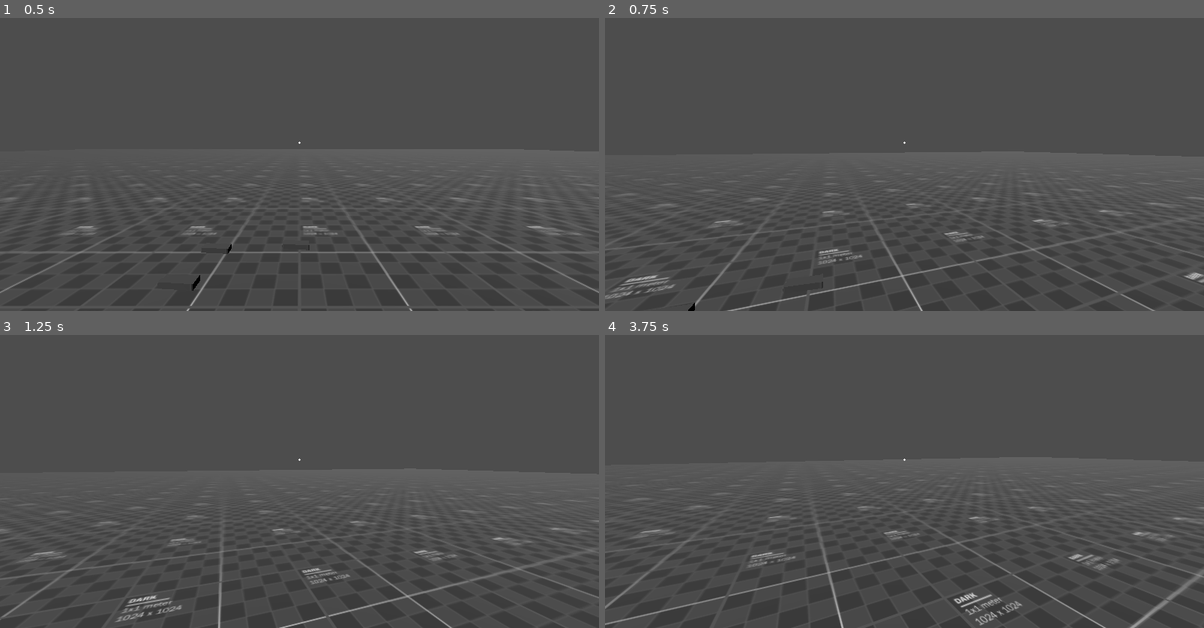
Above: before the commit, frames 1-4 (two rows, left to right).
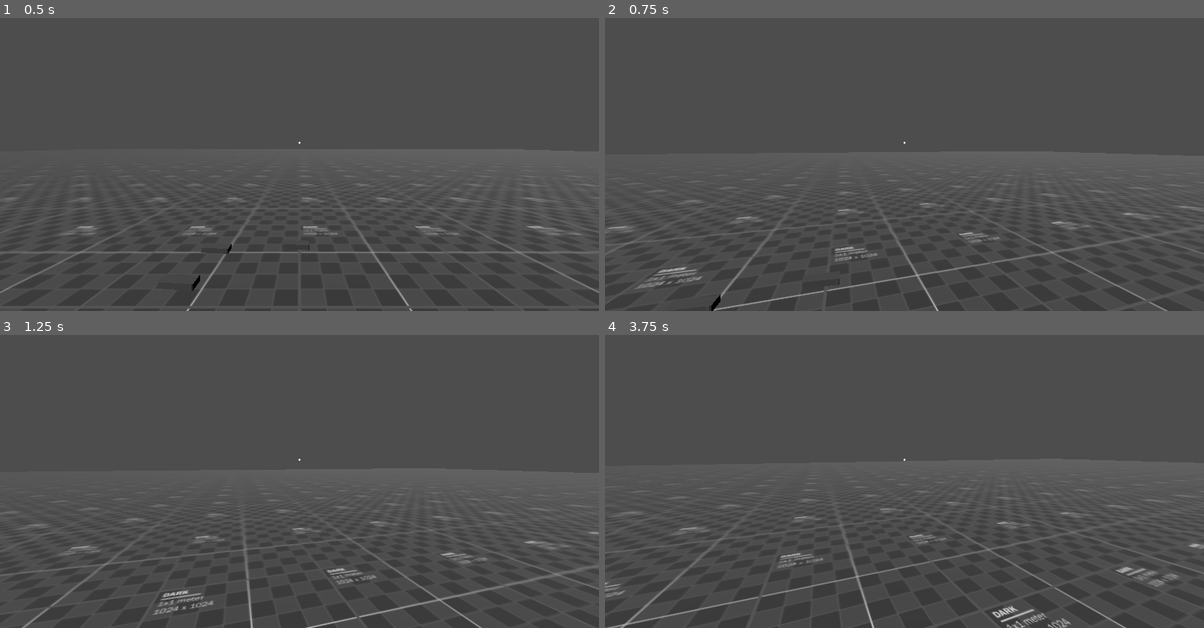
Above: after the commit, the same moments.

Repository: dairycultist/Deadman-Survival
Game: Godot game, scene res://world.tscn
The game is run twice, just before and just after one commit, with the same random seed, the same clock (stepped at 60 frames per second) and the same inputs.
Inputs (mouse positions are in pixels of both pictures, inside the frame that each line leads up to):
- Up to frame 1 (0.5 s): no input
- Up to frame 2 (0.75 s): tap Enter at 0.5 s; move the mouse to (934, 141) at 0.52 s; press the mouse at (934, 141) at 0.53 s; hold W (walk_up) from 0.53 s (still down)
- Up to frame 3 (1.25 s): keep holding W (walk_up); tap E (interact) at 0.8 s
- Up to frame 4 (3.75 s): keep holding W (walk_up); move the mouse to (874, 460) at 1.27 s; release the mouse at (874, 460) at 1.28 s; tap E (interact) at 1.35, 2.3 s; click (874, 460) at 1.55 s; move the mouse to (916, 455) at 2.02 s; hold Right mouse button (alt_fire) 2.03-2.78 s; move the mouse to (898, 463) at 2.77 s; click (898, 463) at 2.85 s; move the mouse to (946, 463) at 3.52 s; hold E (interact) from 3.53 s (still down)

Frame 1 is identical in both runs. In frame 2, 3.3% of the frame differs, in the area x 0-100%, y 53-100%; in frame 3, 3.6%; in frame 4, 4.4%, in the area x 0-100%, y 50-100%.

Commit message:
Refactor

Diff:
--- a/player.tscn
+++ b/player.tscn
@@ -12,6 +12,7 @@
 
 [node name="Player" type="CharacterBody3D"]
 script = ExtResource("1_4flbx")
+mouse_sensitivity = 0.25
 
 [node name="Collider" type="CollisionShape3D" parent="."]
 transform = Transform3D(1, 0, 0, 0, 1, 0, 0, 0, 1, 0, 1, 0)
--- a/player_controller.gd
+++ b/player_controller.gd
@@ -33,42 +33,32 @@
 
 	move_and_slide()
 
-	# looking at item (in world or in inventory)
+	# assign look_item (in world or in inventory)
+	var new_look_item: Item
+
 	if Input.mouse_mode == Input.MOUSE_MODE_CAPTURED:
 
 		var query = PhysicsRayQueryParameters3D.create($Camera.global_position, $Camera.global_position - interact_range * $Camera.global_transform.basis.z)
 		var result = get_world_3d().direct_space_state.intersect_ray(query)
 
-		if result and result.collider is Item:
-
-			if look_item != result.collider:
-				if look_item:
-					look_item.set_highlight(false)
-				look_item = result.collider
-				look_item.set_highlight(true)
-
-		elif look_item:
-
-			look_item.set_highlight(false)
-			look_item = null
+		new_look_item = result.collider if result and result.collider is Item else null;
 
 	else:
 
-		var new_look_item: Item = $Camera/Backpack.get_selected_item()
+		new_look_item = $Camera/Backpack.get_selected_item()
 
-		if new_look_item:
+	if new_look_item:
 
-			if look_item != new_look_item:
+		if look_item != new_look_item:
+			if look_item:
+				look_item.set_highlight(false)
+			look_item = new_look_item
+			look_item.set_highlight(true)
 
-				if look_item:
-					look_item.set_highlight(false)
-				look_item = new_look_item
-				look_item.set_highlight(true)
+	elif look_item:
 
-		elif look_item != null:
-
-			look_item.set_highlight(false)
-			look_item = null
+		look_item.set_highlight(false)
+		look_item = null
 
 	# ItemHover and ItemTooltip display
 	if look_item:
@@ -79,8 +69,8 @@
 		$ItemHover.size     = rect.size
 		$ItemHover.visible  = true
 
+		$ItemTooltip/Text.text = "[font_size=28][color=white][b]" + look_item.item_name + "[/b][br][/color][color=gray][i]" + look_item.item_description + "[/i][/color][/font_size]"
 		$ItemTooltip.position  = rect.position + Vector2(rect.size.x + $ItemHover.border_width / 2, -$ItemHover.border_width / 2)
-		$ItemTooltip/Text.text = "[font_size=28][color=white][b]" + look_item.item_name + "[/b][br][/color][color=gray][i]" + look_item.item_description + "[/i][/color][/font_size]"
 		$ItemTooltip.size      = $ItemTooltip/Text.size + Vector2(20.0, 20.0)
 
 	else:
@@ -111,10 +101,8 @@
 
 	elif event.is_action_pressed("interact"): # pick up
 
-		if Input.mouse_mode == Input.MOUSE_MODE_CAPTURED:
-
-			if look_item and $Camera/Backpack.attempt_store_item(look_item):
-				look_item = null
+		if Input.mouse_mode == Input.MOUSE_MODE_CAPTURED and look_item:
+			$Camera/Backpack.attempt_store_item(look_item)
 
 	elif event.is_action_pressed("fire"): # equip
 
@@ -122,6 +110,7 @@
 
 			if look_item:
 
+				# empty the slot
 				look_item.reparent(ROOT_NODE)
 
 				# can't equip something without first handling what's already equipped
@@ -129,12 +118,12 @@
 
 					var item: Item = $Camera/HoldAnchor.get_child(0)
 
+					# if we can't store what's currently equipped, drop it
 					if not $Camera/Backpack.attempt_store_item(item):
-
-						# drop what's currently equipped
 						item.set_rigidbody(true)
 						item.reparent(ROOT_NODE)
 
+				# move the item to the HoldAnchor
 				look_item.reparent($Camera/HoldAnchor)
 				look_item.position = Vector3.ZERO
 				look_item.rotation = Vector3(0, 0, 0)
@@ -144,7 +133,6 @@
 		if Input.mouse_mode == Input.MOUSE_MODE_VISIBLE:
 
 			if look_item:
-
 				look_item.set_rigidbody(true)
 				look_item.reparent(get_tree().root.get_child(0))
 
